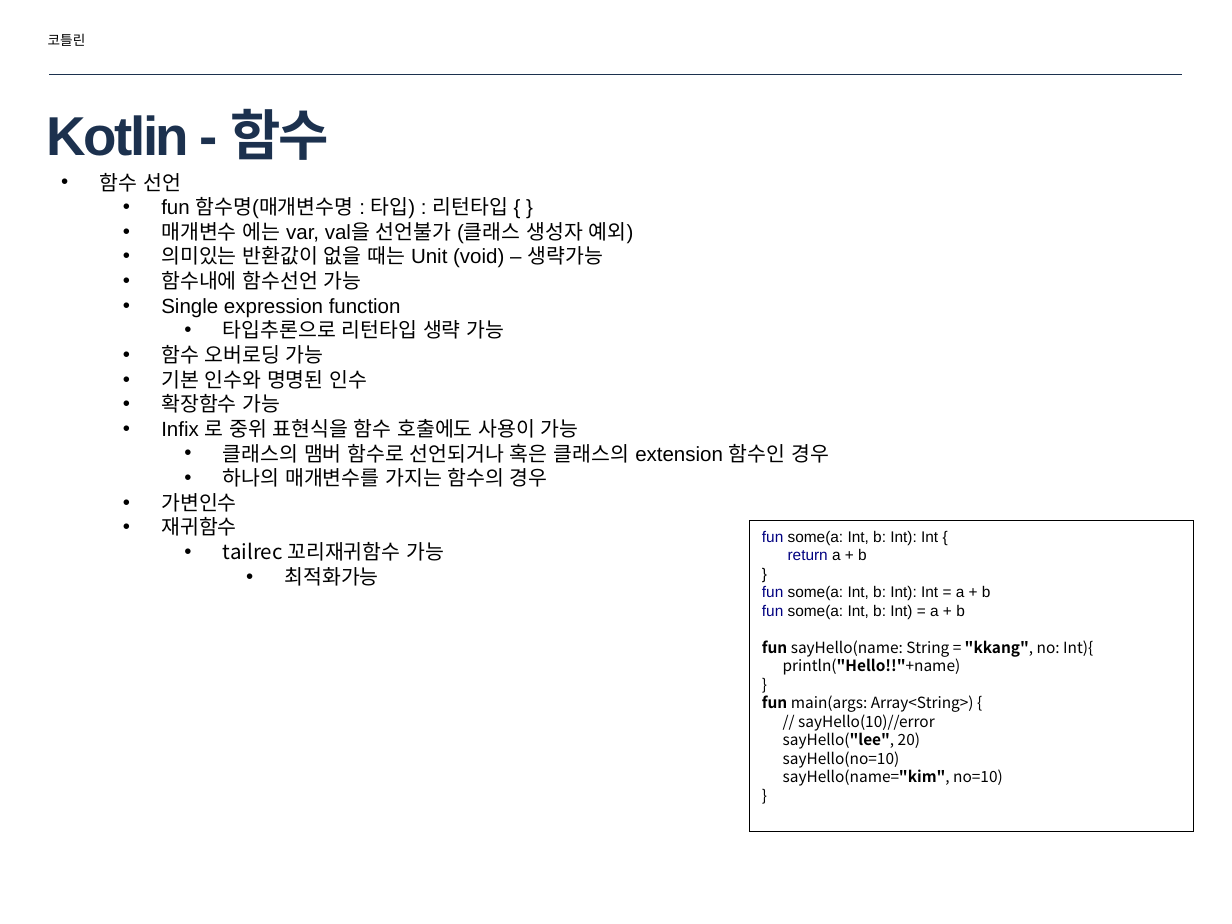
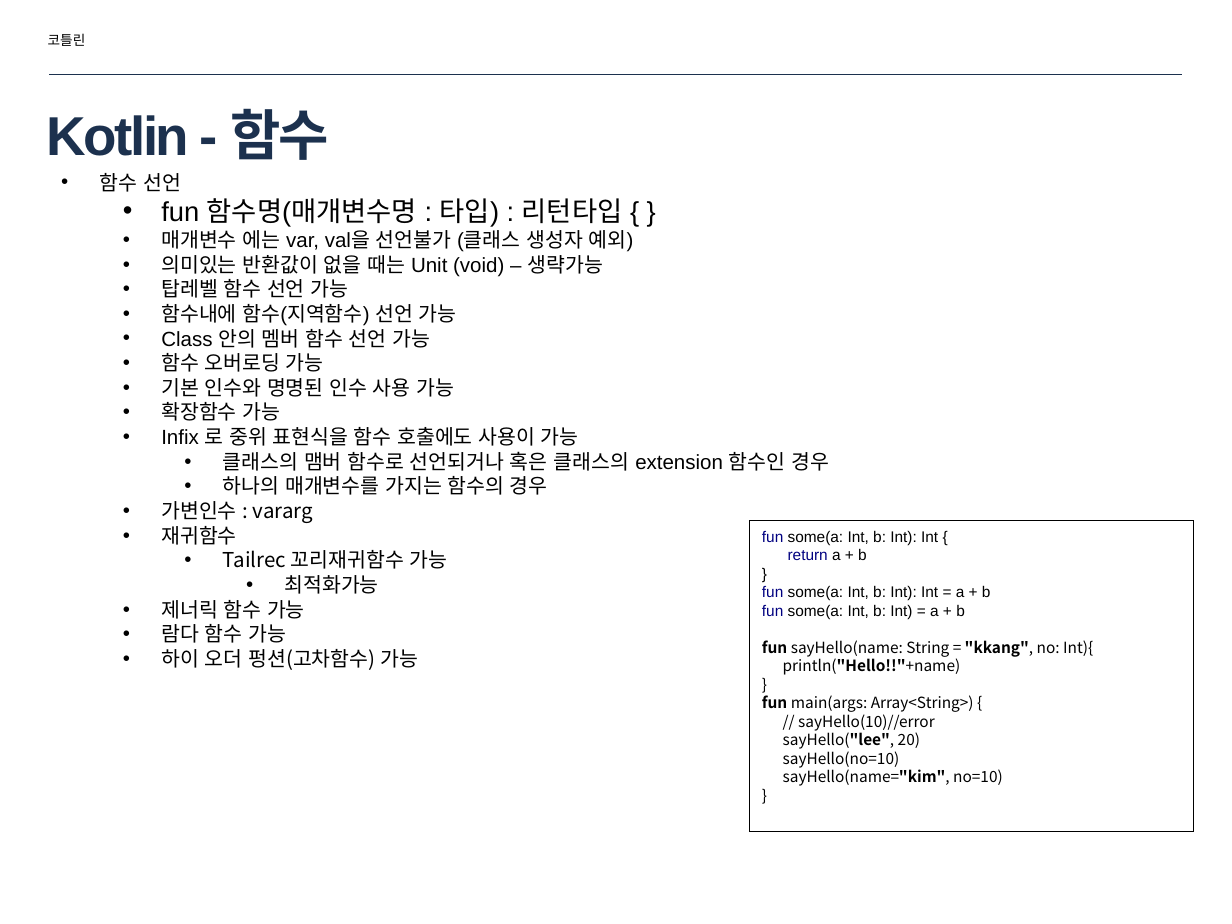
Before and after one commit to zoops/2018-kotlin-lecture, a slide deck: slide 27 of doc/2018-inu-kotlin-01.pptx (slide 20 before the commit). Drawn at 1232x924 pixels with LibreOffice and Linux fonts; fonts in the diff are those of the drawing. Boxes give left, top, right and bottom in pixels: in the first picture for what was removed or moved away, otherwise in the second. Text is boxed around its words. In the diff, an @@ line names an element or a change of style, - is before the commit and + after.

Commit message:
T01

```diff
--- a/doc/2018-inu-kotlin-01.pptx
+++ b/doc/2018-inu-kotlin-01.pptx
@@ text at (161,198,622,227): size 12 to 16 pt in "fun 함수명(매개변수명 : 타입) : 리턴타입 { ..." @@
@@ text at (161,279,457,348): text changed @@
-  • 함수내에 함수선언 가능
-  • Single expression function
-    • 타입추론으로 리턴타입 생략 가능
+  • 탑레벨 함수 선언 가능
+  • 함수내에 함수(지역함수) 선언 가능
+  • Class 안의 멤버 함수 선언 가능
@@ text at (161,378,454,397): text changed @@
-  • 기본 인수와 명명된 인수
+  • 기본 인수와 명명된 인수 사용 가능
@@ text at (161,501,313,523): text changed @@
-  • 가변인수
+  • 가변인수 : vararg
@@ text at (223,550,448,569): text changed @@
-    • tailrec 꼬리재귀함수 가능
+    • Tailrec 꼬리재귀함수 가능
@@ text at (161,600,418,670): paragraphs added @@
+  • 제너릭 함수 가능
+  • 람다 함수 가능
+  • 하이 오더 펑션(고차함수) 가능
```
Also in this commit, not shown: 7 other slides changed, 9 slides added.
